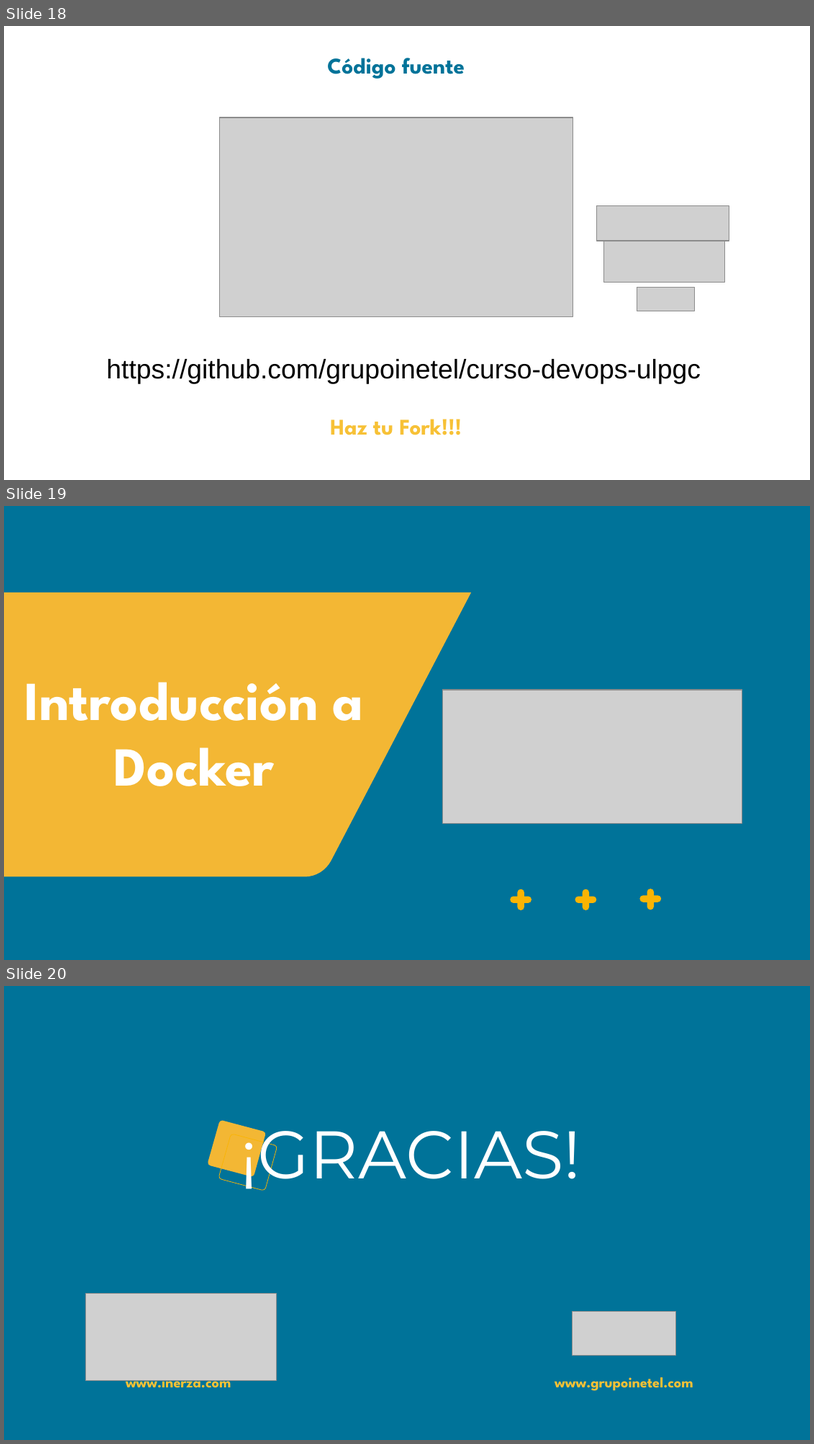
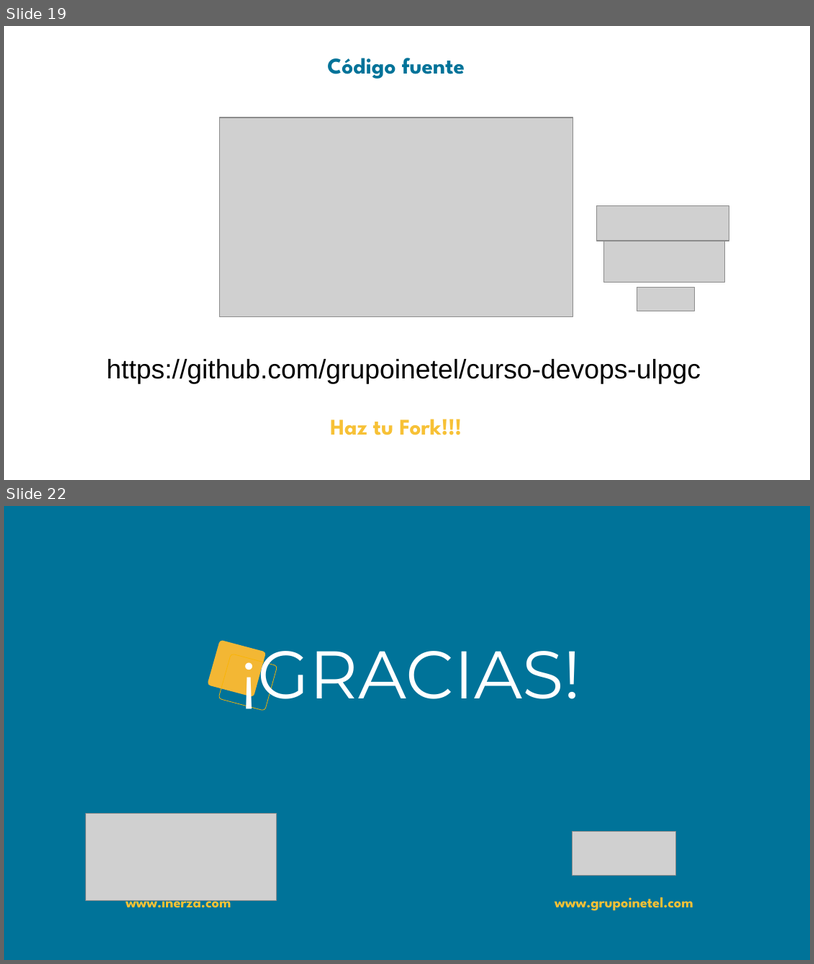
Before and after one commit to grupoinetel/curso-devops-ulpgc, a slide deck: ppt/curso-devops-ulpgc-api.pptx. Shown one above the other, each under a label of ours: slides 18, 19 and 20 before the commit, slides 19 and 22 after it; the slides between them are not shown. The pictures are 814x1444 and 814x964 pixels, drawn with LibreOffice and Linux fonts; fonts in the diff are those of the drawing; grey boxes stand for pictures; background and template pictures are left out. Boxes give left, top, right and bottom in pixels: in the first picture for what was removed or moved away, otherwise in the second. Text is boxed around its words. In the diff, an @@ line names an element or a change of style, - is before the commit and + after.

```diff
--- a/ppt/curso-devops-ulpgc-api.pptx
+++ b/ppt/curso-devops-ulpgc-api.pptx
@@ slide 19 removed at [4, 506, 810, 960], background #007399 @@
@@ freeform shape removed at [4, 592, 472, 876] @@
@@ title removed at [25, 682, 364, 786] @@
-Introducción a Docker
@@ picture removed at [442, 690, 743, 823] @@
@@ freeform shape removed at [517, 889, 525, 910] @@
@@ freeform shape removed at [583, 889, 590, 910] @@
@@ freeform shape removed at [648, 888, 655, 909] @@
@@ freeform shape removed at [510, 896, 532, 903] @@
@@ freeform shape removed at [575, 896, 597, 903] @@
@@ freeform shape removed at [640, 895, 662, 902] @@
@@ what was slide 18 is now slide 19 @@
@@ what was slide 20 is now slide 22 @@
```
Also in this commit, not shown: 1 slide changed, 3 slides added.
